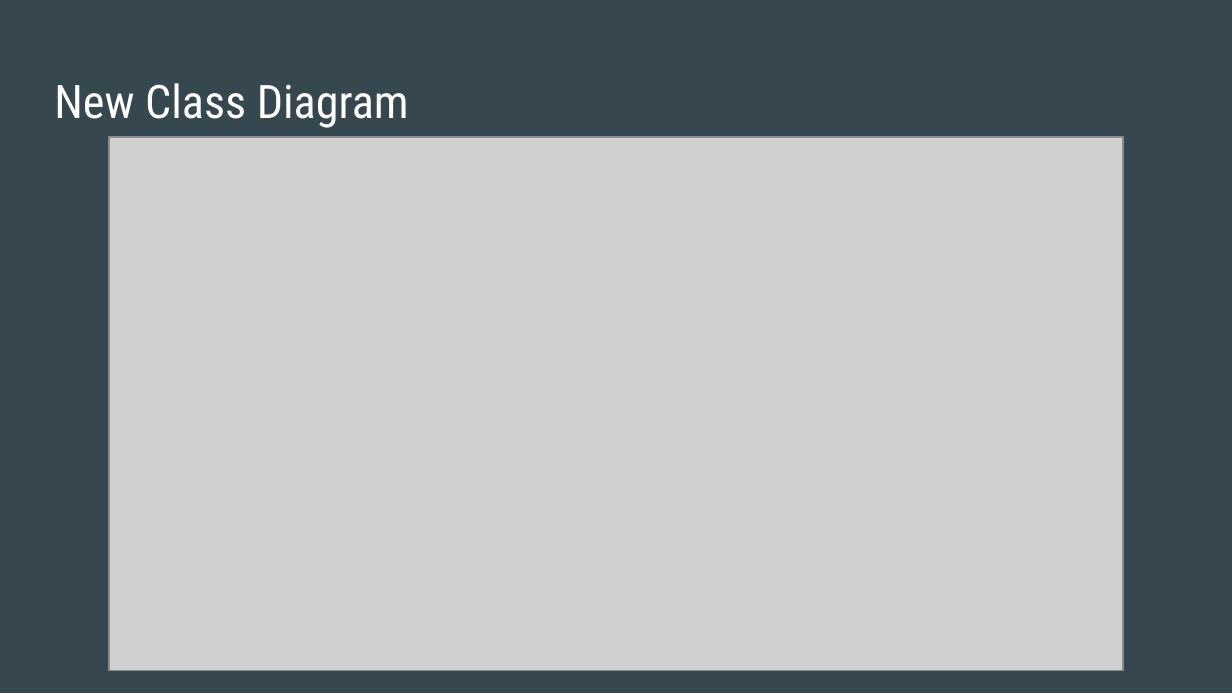
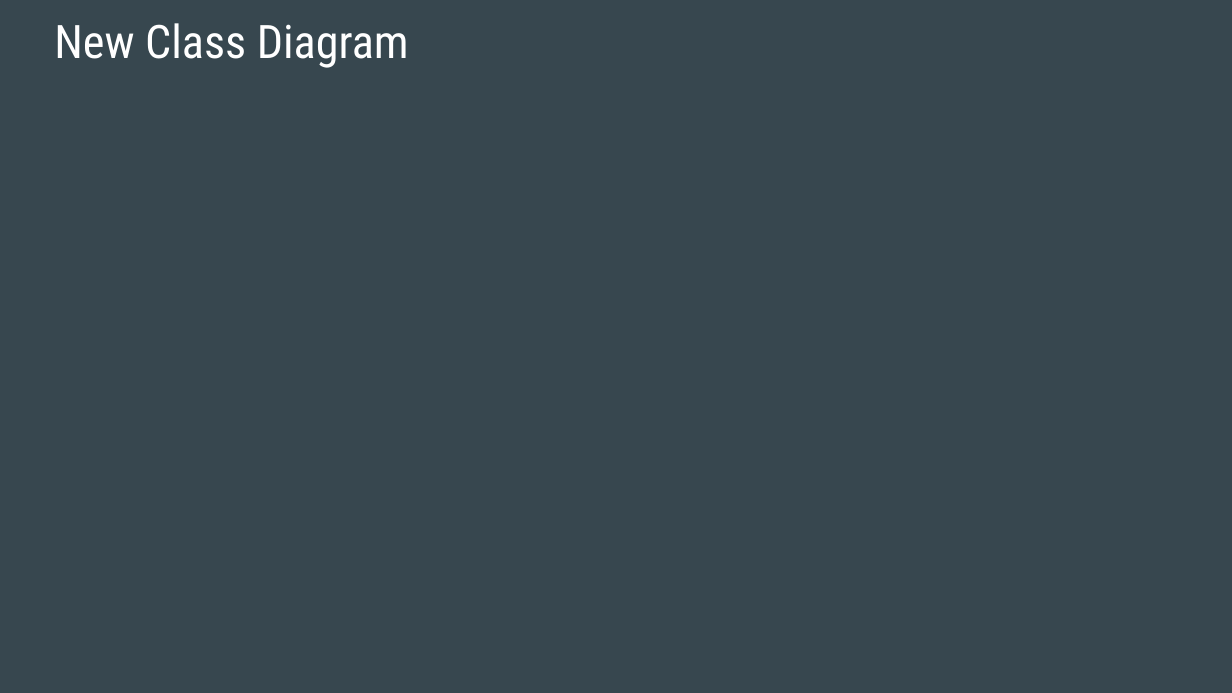
Before and after one commit to MatthewSpitzley/SimpleScheduler, a slide deck: slide 12 of documentation/Simple Scheduler Update Presentation.pptx. Drawn at 1232x693 pixels with LibreOffice and Linux fonts; fonts in the diff are those of the drawing; grey boxes stand for pictures; background and template pictures are left out. Boxes give left, top, right and bottom in pixels: in the first picture for what was removed or moved away, otherwise in the second. Text is boxed around its words. In the diff, an @@ line names an element or a change of style, - is before the commit and + after.

```diff
--- a/documentation/Simple Scheduler Update Presentation.pptx
+++ b/documentation/Simple Scheduler Update Presentation.pptx
@@ title "New Class Diagram": place and size @@
-title "New Class Diagram" at <box>54,83,409,128</box>
+title "New Class Diagram" at <box>54,23,409,68</box>
@@ picture removed at <box>108,137,1122,670</box> @@
```
Also in this commit, not shown: 3 other slides changed, 3 slides added, 1 slide removed, 2 other files.
